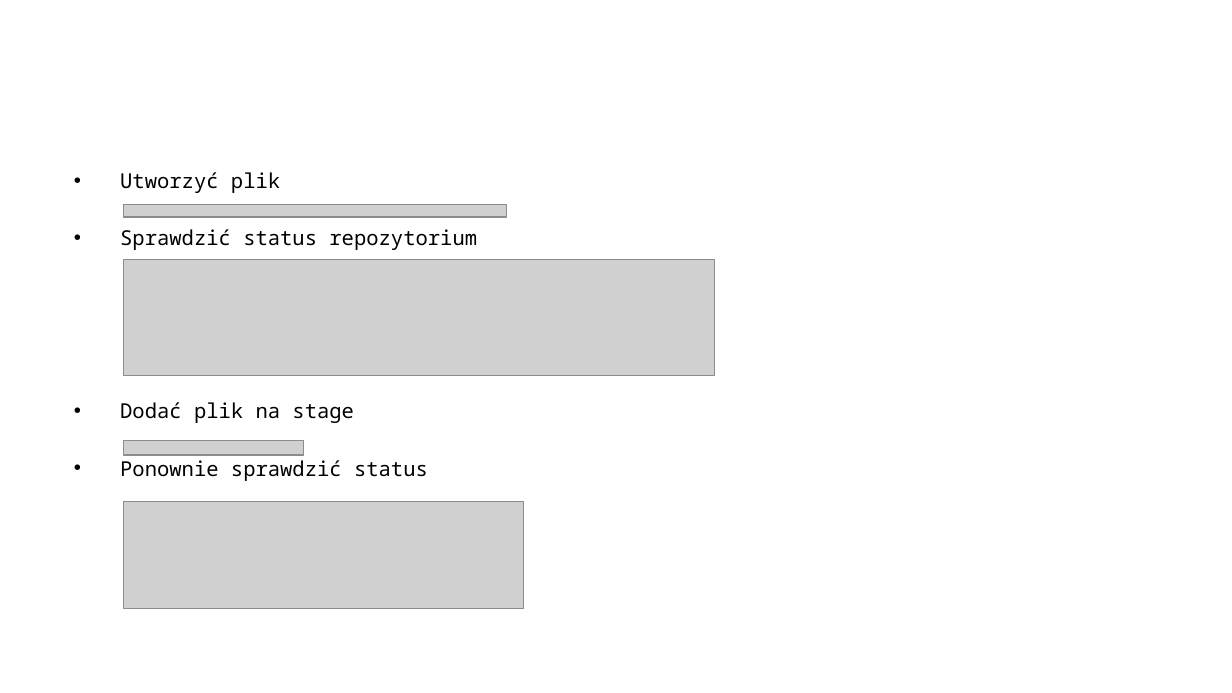
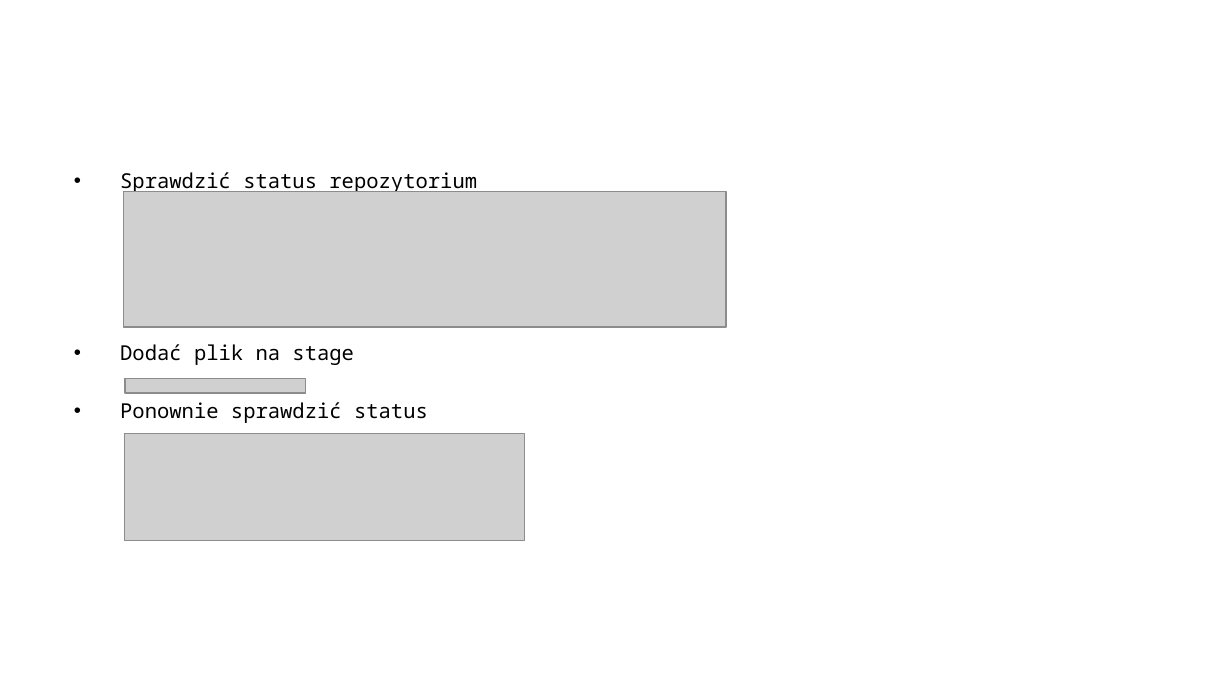
Before and after one commit to arturkwiek/gitlab-tutorial, a slide deck: slide 24 of 03. GitLab - tutorial - Version Control Exercise - git.pptx (slide 25 before the commit). Drawn at 1232x693 pixels with LibreOffice and Linux fonts; fonts in the diff are those of the drawing; grey boxes stand for pictures; background and template pictures are left out. Boxes give left, top, right and bottom in pixels: in the first picture for what was removed or moved away, otherwise in the second. Text is boxed around its words. In the diff, an @@ line names an element or a change of style, - is before the commit and + after.

```diff
--- a/03. GitLab - tutorial - Version Control Exercise - git.pptx
+++ b/03. GitLab - tutorial - Version Control Exercise - git.pptx
@@ text at bbox=[120, 172, 280, 193]: paragraph removed @@
-• Utworzyć plik
@@ picture removed at bbox=[123, 205, 506, 217] @@
@@ picture added at bbox=[123, 191, 726, 326] @@
@@ picture removed at bbox=[123, 259, 715, 375] @@
@@ picture: place and size @@
-picture at bbox=[123, 441, 303, 456]
+picture at bbox=[124, 378, 304, 393]
@@ picture: place and size @@
-picture at bbox=[123, 501, 524, 609]
+picture at bbox=[124, 434, 525, 541]
```
Also in this commit, not shown: 4 other slides changed, 1 slide removed, 3 other files.
